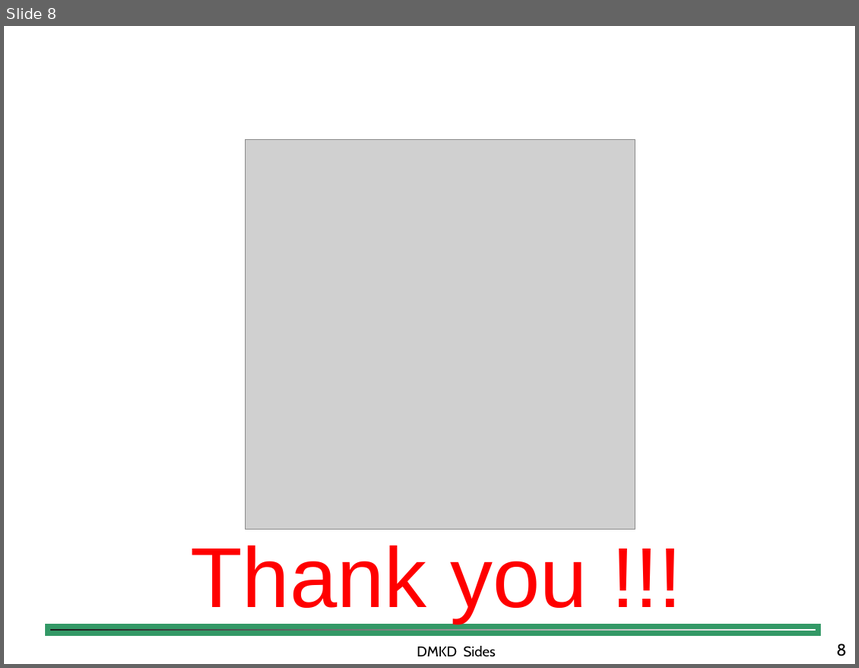
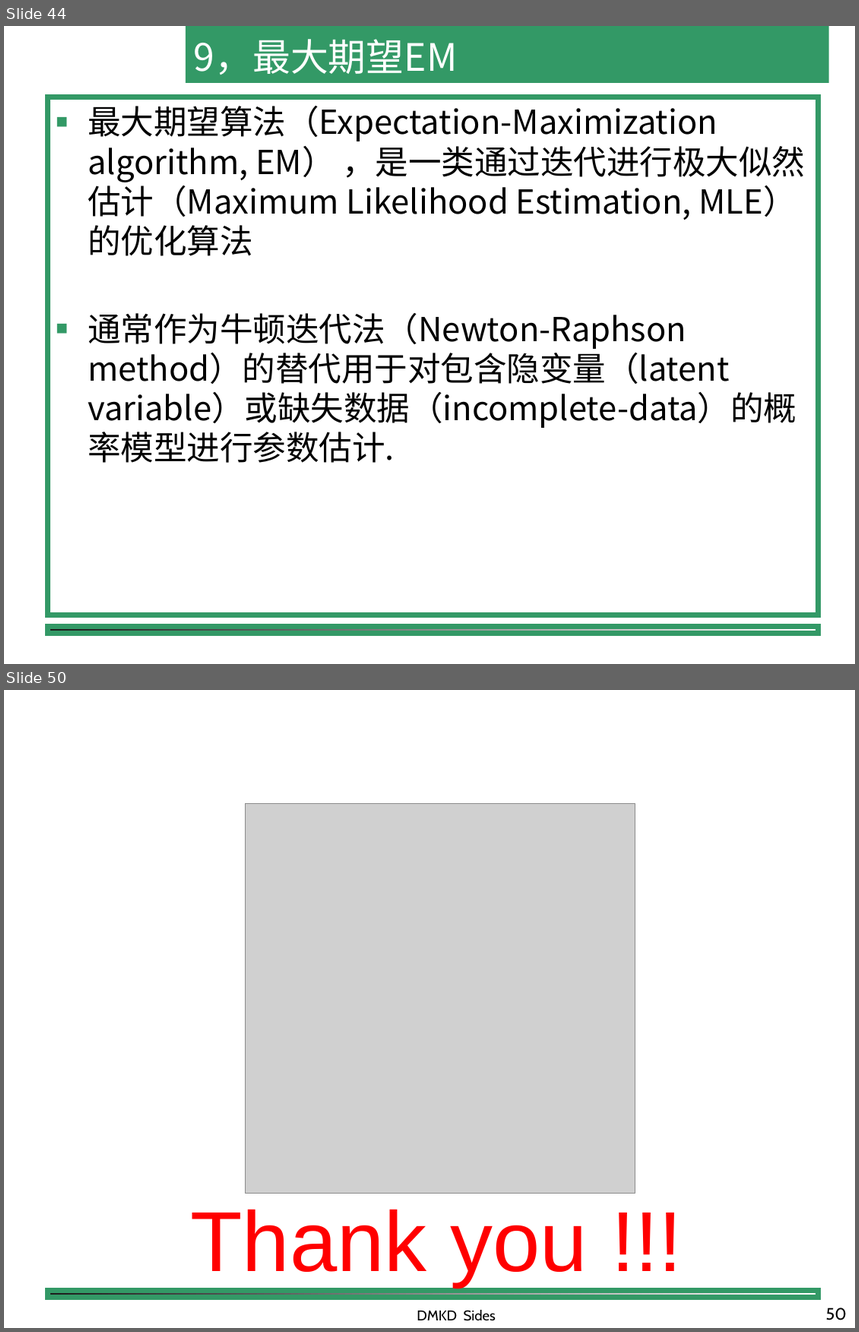
Before and after one commit to shfkuang/shfkuang.github.io, a slide deck: dm2019/fuxi.ppt. Shown one above the other, each under a label of ours: slide 8 before the commit, slides 44 and 50 after it; the slides between them are not shown. The pictures are 859x668 and 859x1332 pixels, drawn with LibreOffice and Linux fonts; fonts in the diff are those of the drawing; grey boxes stand for pictures; background and template pictures are left out. Boxes give left, top, right and bottom in pixels: in the first picture for what was removed or moved away, otherwise in the second. Text is boxed around its words. In the diff, an @@ line names an element or a change of style, - is before the commit and + after.

```diff
--- a/dm2019/fuxi.ppt
+++ b/dm2019/fuxi.ppt
@@ slide 44 added at box(4, 26, 855, 664), background #FFFFFF; not listed: 1 template element that a slide beside it also shows @@
@@ title added at box(186, 26, 829, 83), fill #339966, 32 pt, text #FFFFFF @@
+9，最大期望EM
@@ rectangle added at box(47, 97, 819, 616), outline #339966 4.51 pt, 28 pt, text #000000 @@
+■ 最大期望算法（Expectation-Maximization algorithm, EM） ，是一类通过迭代进行极大似然估计（Maximum Likelihood Estimation, MLE）的优化算法
+■ 通常作为牛顿迭代法（Newton-Raphson method）的替代用于对包含隐变量（latent variable）或缺失数据（incomplete-data）的概率模型进行参数估计.
@@ what was slide 8 is now slide 50 @@
@@ page number at box(826, 1308, 847, 1321): text changed @@
-8
+50
```
Also in this commit, not shown: 2 slides changed, 41 other slides added, 4 other files.
